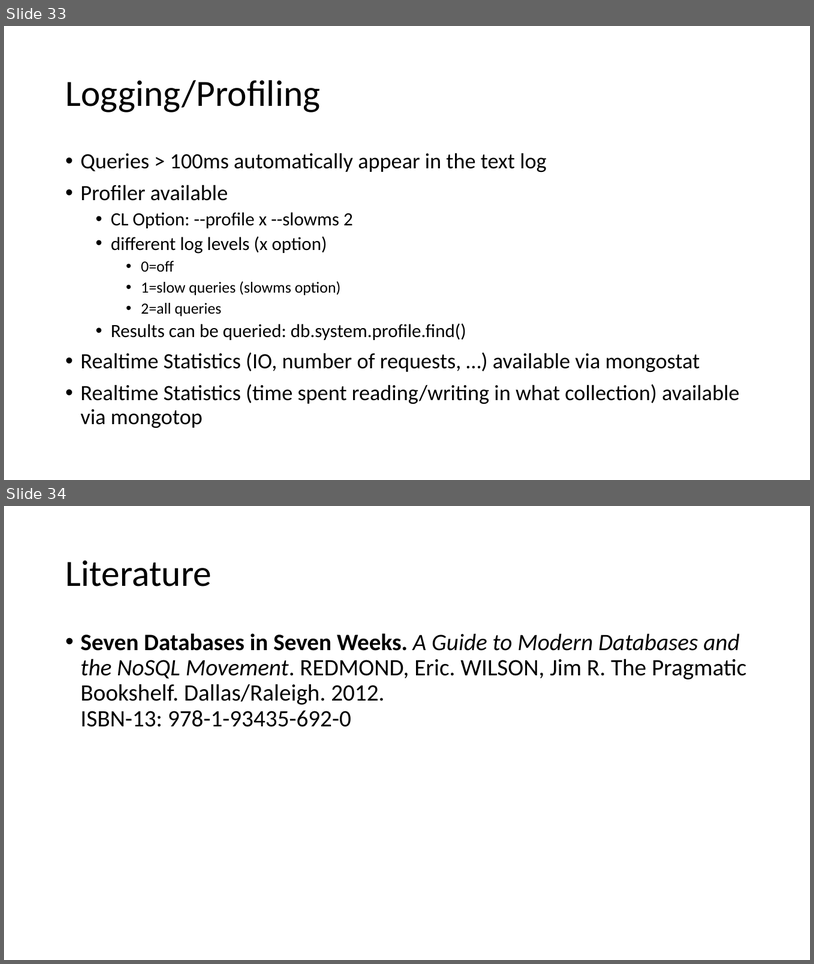
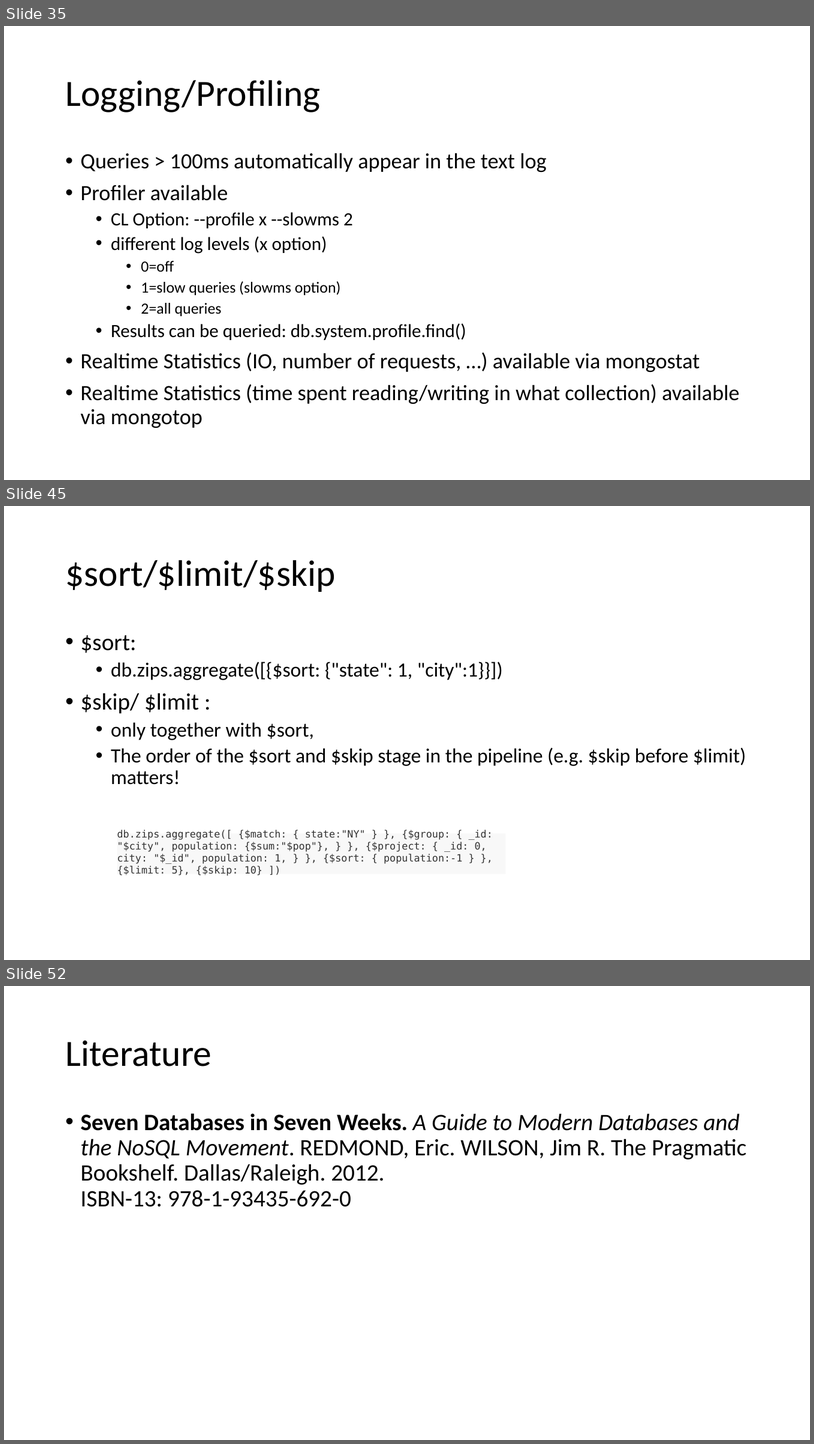
Before and after one commit to tiefenauer/m101j, a slide deck: m101j.pptx. Shown one above the other, each under a label of ours: slides 33 and 34 before the commit, slides 35, 45 and 52 after it; the slides between them are not shown. The pictures are 814x964 and 814x1444 pixels, drawn with LibreOffice and Linux fonts; fonts in the diff are those of the drawing. Boxes give left, top, right and bottom in pixels: in the first picture for what was removed or moved away, otherwise in the second. Text is boxed around its words. In the diff, an @@ line names an element or a change of style, - is before the commit and + after.

```diff
--- a/m101j.pptx
+++ b/m101j.pptx
@@ slide 45 added at (4, 506, 810, 960), background #FFFFFF @@
@@ title added at (65, 560, 335, 592), 44 pt, text #000000 @@
+$sort/$limit/$skip
@@ text added at (81, 635, 746, 784), 24 pt, text #000000 @@
+• $sort:
+  • db.zips.aggregate([{$sort: {"state": 1, "city":1}}])
+• $skip/ $limit :
+  • only together with $sort,
+  • The order of the $sort and $skip stage in the pipeline (e.g. $skip before $limit) matters!
@@ rectangle added at (117, 833, 506, 874), fill #F8F8F8, 12 pt, text #333333 @@
+db.zips.aggregate([ {$match: { state:"NY" } }, {$group: { _id: "$city", population: {$sum:"$pop"}, } }, {$project: { _id: 0, city: "$_id", population: 1, } }, {$sort: { population:-1 } }, {$limit: 5}, {$skip: 10} ])
@@ what was slide 33 is now slide 35 @@
@@ what was slide 34 is now slide 52 @@
```
Also in this commit, not shown: 1 slide changed, 17 other slides added.
